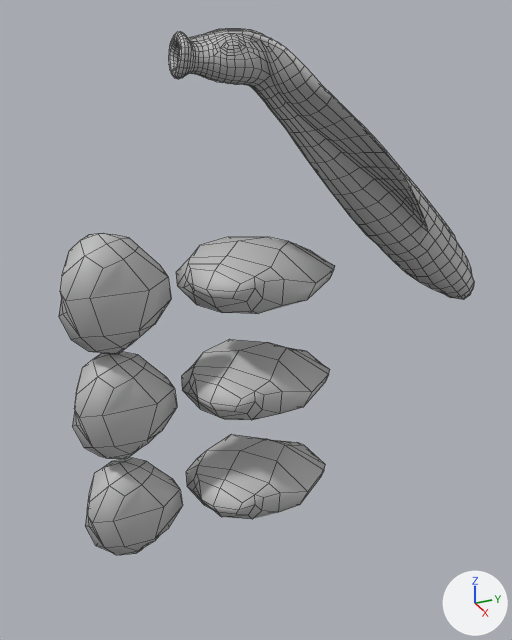
The FBX model Assets/Project/Modules/Characters Art/Testing/Enemy 2/TurretRig.fbx as it was, and as the next commit left it.
One viewpoint serves both versions: a camera (50 mm lens) standing at (6.81, -3.95, 2.21) and looking at (-0.19, -0.8, -1.29). The axes (+X, +Y, +Z) are drawn at lower right. The lights are the same throughout. Both versions are drawn at the pose saved in each file; the numbers are the values there. Mesh edges are drawn as thin lines.

In view in the first picture: 'Turret'.
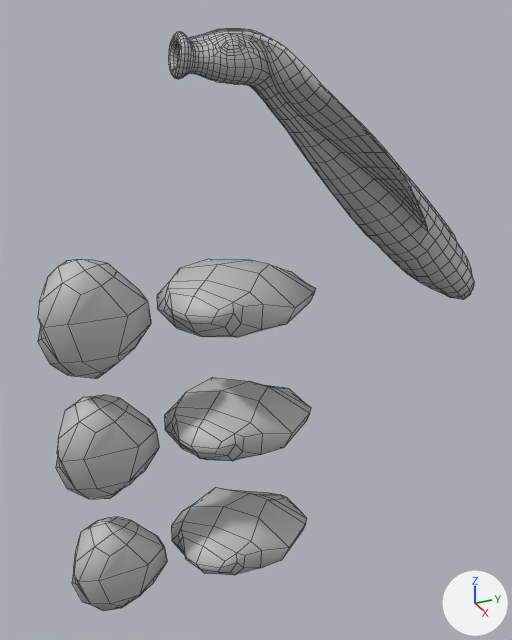
What changed in the scene script:
```text
Change me_mesh:
    where me_mesh.from_pydata(...)  # 1773 vertices, 1806 faces; spans x -112.0..112.0, y -400.0..193.0, z -223.0..307.0
    used by ob_turret; location = (0.0, 0.0, 0.0); rotation_euler = (1.571, 0.0, 0.0), in degrees (90, 0, 0); scale = (0.01, 0.01, 0.01)
    me_mesh part 1: the loose piece of 69 vertices spanning x -75.0..71.0, y -99.0..-20.0, z 0.0..176.0 is moved by (0.0, -24.0, 24.0)
    me_mesh part 2: the loose piece of 76 vertices spanning x -34.0..33.0, y -126.0..8.0, z 191.0..307.0 is moved by (0.0, -24.0, 24.0)
    me_mesh part 3: the loose piece of 69 vertices spanning x -75.0..71.0, y -233.0..-154.0, z 0.0..176.0 is moved by (0.0, -49.0, 24.0)
    me_mesh part 4: the loose piece of 76 vertices spanning x -34.0..33.0, y -260.0..-126.0, z 191.0..307.0 is moved by (0.0, -49.0, 24.0)
    me_mesh part 5: the loose piece of 69 vertices spanning x -75.0..71.0, y -373.0..-294.0, z 0.0..176.0 is moved by (0.0, -79.0, 24.0)
    me_mesh part 6: the loose piece of 76 vertices spanning x -34.0..33.0, y -400.0..-266.0, z 191.0..307.0 is moved by (0.0, -79.0, 24.0)
```

Where the change shows, as pixel boxes [x1, y1, x2, y2] in the pictures (512 x 640 px; the box of a moved part takes in the faces that stretch with it):
'Turret', reshaped (11% taller)
    before: [59, 29, 474, 555]
    after: [38, 29, 474, 611]
part 1 of me_mesh, moved or reshaped
    before: [176, 237, 335, 314]
    after: [157, 259, 315, 337]
part 2 of me_mesh, moved or reshaped
    before: [59, 233, 171, 354]
    after: [38, 259, 151, 378]
part 3 of me_mesh, moved or reshaped
    before: [181, 339, 330, 420]
    after: [164, 378, 311, 461]
part 4 of me_mesh, moved or reshaped
    before: [73, 352, 177, 458]
    after: [56, 395, 159, 499]
part 5 of me_mesh, moved or reshaped
    before: [186, 434, 325, 519]
    after: [171, 487, 307, 575]
part 6 of me_mesh, moved or reshaped
    before: [85, 458, 182, 555]
    after: [72, 517, 167, 611]
